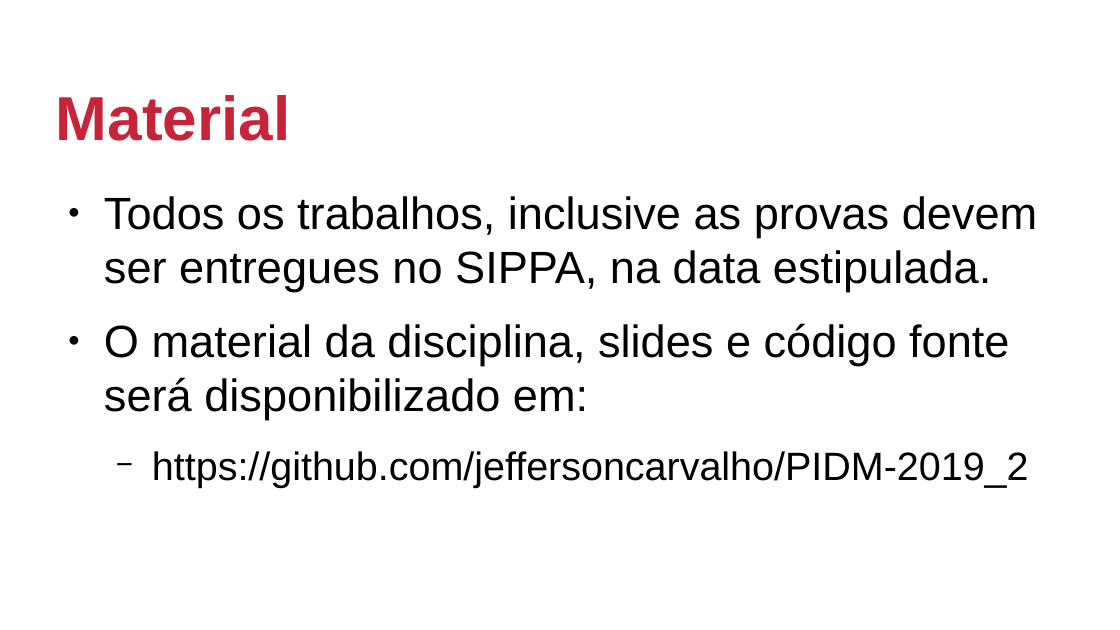
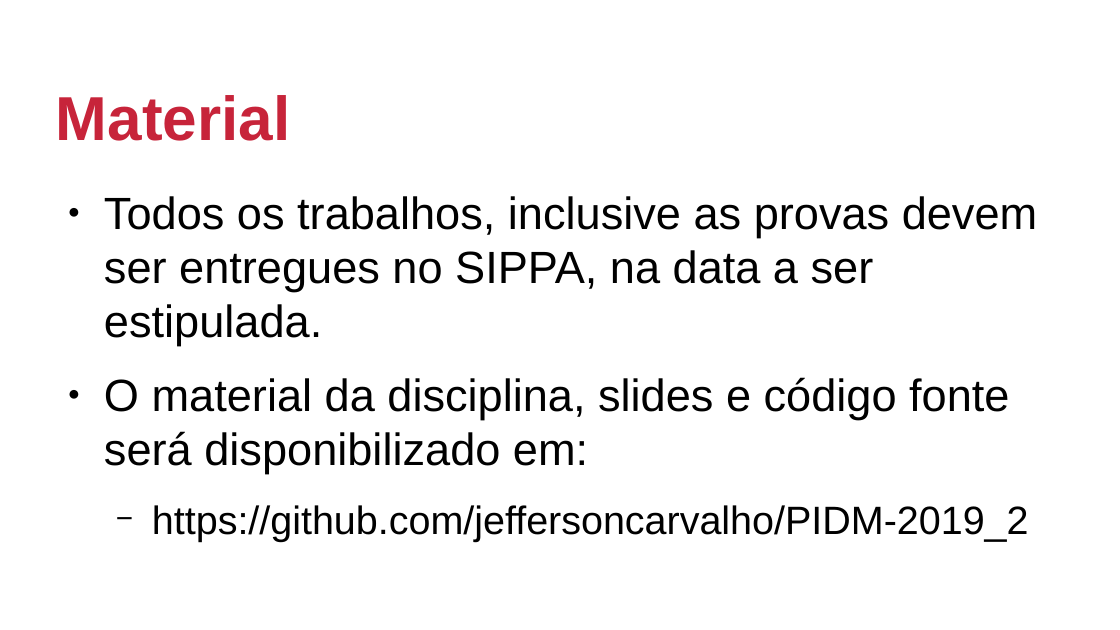
Before and after one commit to johnmagt/PIDM-2019_2, a slide deck: slide 8 of SLIDES/aula00.odp. Drawn at 1120x630 pixels with LibreOffice and Linux fonts; fonts in the diff are those of the drawing; background and template pictures are left out. Boxes give left, top, right and bottom in pixels: in the first picture for what was removed or moved away, otherwise in the second. Text is boxed around its words. In the diff, an @@ line names an element or a change of style, - is before the commit and + after.

```diff
--- a/SLIDES/aula00.odp
+++ b/SLIDES/aula00.odp
@@ text at <box>104,196,1038,346</box>: text changed @@
-● Todos os trabalhos, inclusive as provas devem ser entregues no SIPPA, na data estipulada.
+● Todos os trabalhos, inclusive as provas devem ser entregues no SIPPA, na data a ser estipulada.
```
Also in this commit, not shown: 1 other slide changed, 2 other files.
